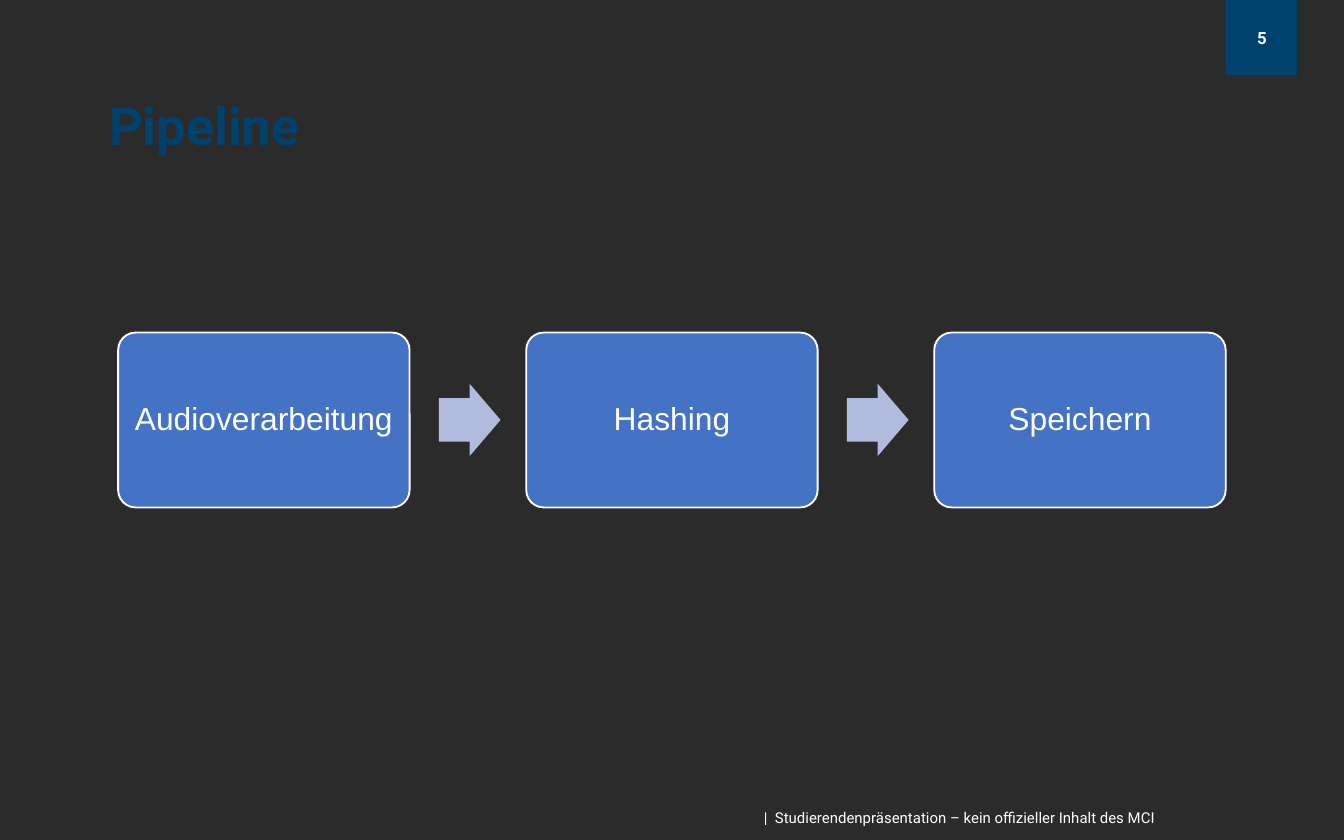
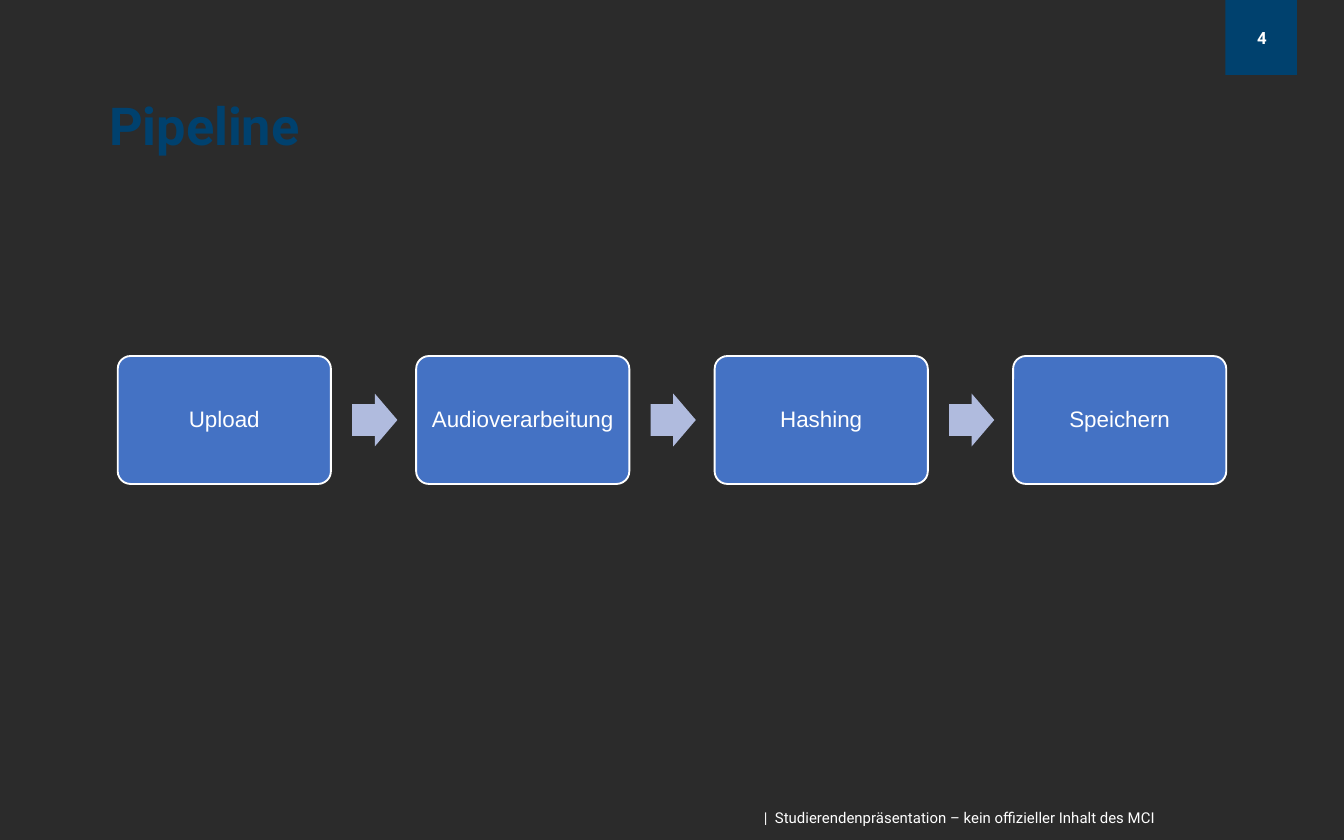
Before and after one commit to Obexor/TuneScout, a slide deck: slide 4 of TuneScout_Poell_Obwexer.pptx (slide 5 before the commit). Drawn at 1344x840 pixels with LibreOffice and Linux fonts; fonts in the diff are those of the drawing; background and template pictures are left out; a plain dark background stands for a picture behind light text. Boxes give left, top, right and bottom in pixels: in the first picture for what was removed or moved away, otherwise in the second. Text is boxed around its words. In the diff, an @@ line names an element or a change of style, - is before the commit and + after.

```diff
--- a/TuneScout_Poell_Obwexer.pptx
+++ b/TuneScout_Poell_Obwexer.pptx
@@ page number at box(1257, 32, 1267, 44): text changed @@
-5
+4
@@ rounded rectangle: place and size @@
-rounded rectangle at box(118, 332, 410, 507)
+rounded rectangle at box(118, 356, 332, 484)
@@ rounded rectangle: place and size @@
-rounded rectangle at box(527, 332, 818, 507)
+rounded rectangle at box(417, 356, 630, 484)
@@ rounded rectangle added at box(715, 356, 929, 484), fill #4472C4, outline #FFFFFF 1 pt @@
@@ rounded rectangle: place and size @@
-rounded rectangle at box(934, 332, 1226, 507)
+rounded rectangle at box(1013, 356, 1227, 484)
@@ size 17 to 12 pt; less space between paragraphs in 3 elements at box(1069, 410, 1170, 432), box(780, 410, 862, 432), box(432, 410, 613, 432) @@
@@ text "Audioverarbeitung": place and size @@
-text "Audioverarbeitung" at box(135, 407, 393, 436)
+text "Audioverarbeitung" at box(432, 410, 613, 432)
@@ text "Hashing": place and size @@
-text "Hashing" at box(614, 407, 731, 436)
+text "Hashing" at box(780, 410, 862, 432)
@@ text "Speichern": place and size @@
-text "Speichern" at box(1008, 407, 1151, 436)
+text "Speichern" at box(1069, 410, 1170, 432)
@@ text added at box(189, 410, 260, 432), 12 pt, text #FFFFFF @@
+Upload
@@ right arrow: place and size @@
-right arrow at box(439, 384, 501, 457)
+right arrow at box(352, 394, 398, 446)
@@ right arrow added at box(650, 394, 696, 446), fill #B0BCDE @@
@@ right arrow: place and size @@
-right arrow at box(847, 384, 909, 457)
+right arrow at box(949, 394, 995, 446)
```
Also in this commit, not shown: 5 other slides changed, 1 slide removed.
